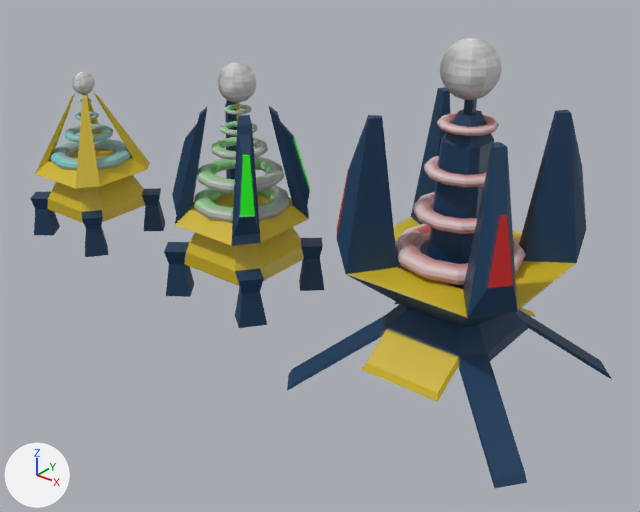
Renders of the Blender file Assets/Imports/Towers/Tour tesla.blend from each side of a commit.
The view is the same before and after, from a camera (50 mm lens) standing at (170.4, -119.9, 88.2) and looking at (73.8, 0.8, 13.3). Arrows for +X, +Y and +Z are at lower left; the lights stay in place.

Objects in the first picture: 'Tour 1', 'Tour 2', 'Tour 3'.
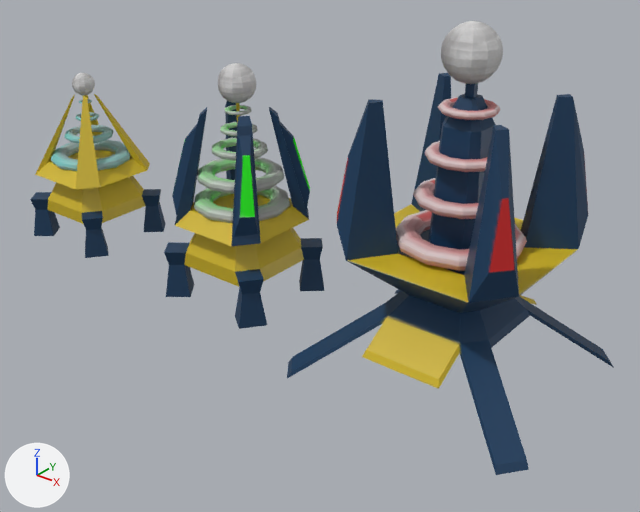
Scene script edits in JSON lines:
```json
{"block": "me_circle_028", "where": "me_circle_028.from_pydata(...)  # 815 vertices, 804 faces; spans x -12.8..12.8, y -12.1..12.3, z -26.1..12.2"}
{"block": "me_circle_028", "where": "# used by ob_tour_1; location = (6.6, 0.0, 26.6)"}
{"block": "me_circle_028", "change": "me_circle_028 part 1: the whole mesh is moved by (0.0, 0.0, 26.3)"}
{"block": "me_circle_045", "where": "me_circle_045.from_pydata(...)  # 991 vertices, 980 faces; spans x -13.7..13.9, y -13.1..13.3, z -30.5..17.3"}
{"block": "me_circle_045", "where": "# used by ob_tour_2; location = (54.3, 0.0, 30.8)"}
{"block": "me_circle_045", "change": "me_circle_045 part 2: the whole mesh is moved by (0.0, 0.0, 30.6)"}
{"block": "me_circle_046", "where": "me_circle_046.from_pydata(...)  # 878 vertices, 874 faces; spans x -23.9..23.9, y -20.8..22.1, z -38.7..22.8"}
{"block": "me_circle_046", "where": "# used by ob_tour_3; location = (104.2, 0.1, 36.4)"}
{"block": "me_circle_046", "change": "me_circle_046 part 3: the whole mesh is moved by (0.0, 0.0, 38.8)"}
{"op": "set", "path": "ob_tour_1.location", "old": "(6.6, 0.0, 26.6)", "new": "(6.6, 0.0, 0.1)"}
{"op": "set", "path": "ob_tour_2.location", "old": "(54.3, 0.0, 30.8)", "new": "(54.3, 0.0, 0.0)"}
{"op": "set", "path": "ob_tour_3.location", "old": "(104.2, 0.1, 36.4)", "new": "(104.2, 0.1, 0.2)"}
```

Where the change shows, as pixel boxes [x1, y1, x2, y2] in the pictures (640 x 512 px):
```json
{"object": "Tour 3", "change": "moved", "before": [287, 38, 612, 488], "after": [287, 21, 614, 475]}
{"object": "Tour 2", "change": "moved", "before": [164, 62, 324, 328], "after": [164, 63, 324, 329]}
{"object": "Tour 1", "change": "moved", "before": [30, 72, 165, 257], "after": [30, 73, 165, 258]}
```
